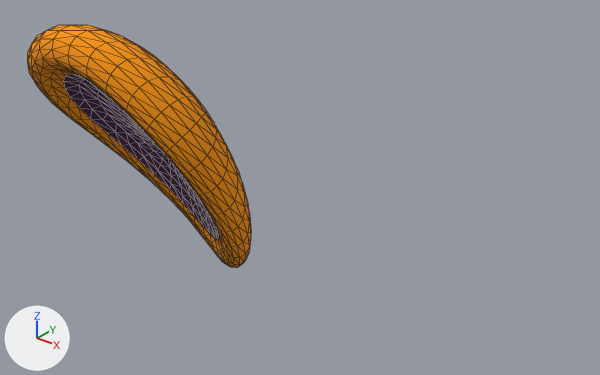
The glTF model rabbit.glb: old version first, new version second.
Before and after are seen from a 50 mm camera at (0.846, -1.303, 1.602) aimed at (0.02, -0.271, 0.962). Arrows for +X, +Y and +Z are at lower left; the lights stay in place. The first picture is the older version. Mesh edges are drawn as thin lines. Where no turn or scale is listed for an object, it has been applied to the vertices.
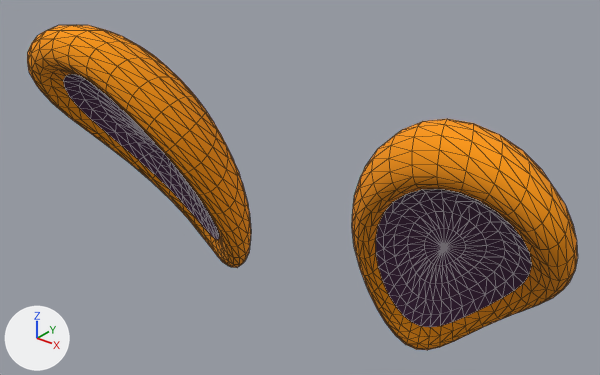
Changed parts and their boxes [x1, y1, x2, y2] in the pictures (600 x 375 px):
```json
{"object": "Object001", "change": "added", "after": [352, 119, 578, 350], "faces in mat_orange (orange #fd9800)": [352, 119, 578, 350], "faces in mat_purple_dark (dark purple #4b294c)": [376, 189, 532, 327]}
```

Scene script edits in JSON lines:
```json
{"op": "add", "block": "me_object001", "code": ["me_object001 = bpy.data.meshes.new('Object001')", "me_object001.from_pydata(...)  # 546 vertices, 1088 faces; spans x 0.187..0.59, y -0.121..0.157, z -0.327..0.214", "# faces by material slot: [800, 288]", "me_object001.materials.append(mat_orange)  # orange #fd9800", "me_object001.materials.append(mat_purple_dark)  # dark purple #4b294c"]}
{"op": "add", "block": "ob_object001", "code": ["ob_object001 = bpy.data.objects.new('Object001', me_object001)", "ob_object001.location = (-0.038, -0.32, 0.995)"]}
```
